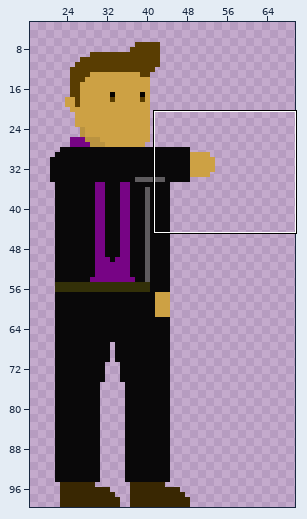
Edited in one commit: sprite sheet (Mafia House - Electric Lemon Studios/Resources/mafiahouse/player/swing/002.png). Above: a wide view before the commit, with the close-up outlined.
Close-up. Before:
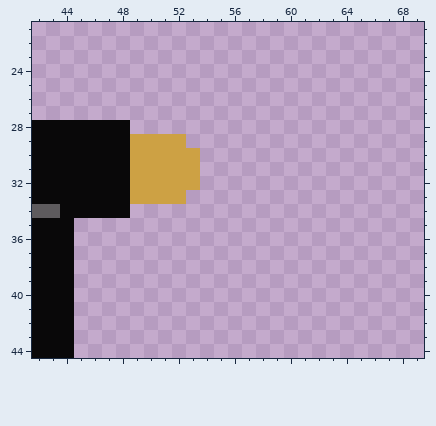
The file is 70x100 pixels. Pixels under 10% opacity are left out. Colours within 5 levels of each other are drawn and written as one. Shown: x 42..69, y 21..44. The wide view leaves out empty margins.
After the commit:
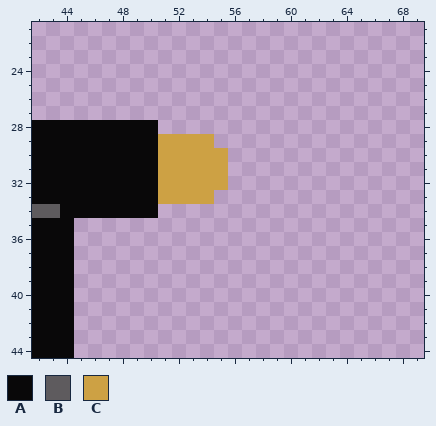
Palette (. is transparent): A #090809  B #5e5b5e  C #cda144
What changed:
y 28: x 49..50 .. -> AA
y 29: x 49..50 CC -> AA; x 53..54 .. -> CC
y 30..32: x 49..50 CC -> AA; x 54..55 .. -> CC
y 33: x 49..50 CC -> AA; x 53..54 .. -> CC
y 34: x 49..50 .. -> AA
Boxes around the changes in both close-ups, in picture pixels (x1, y1, x2, y2):
changed: (130, 120, 228, 218)
